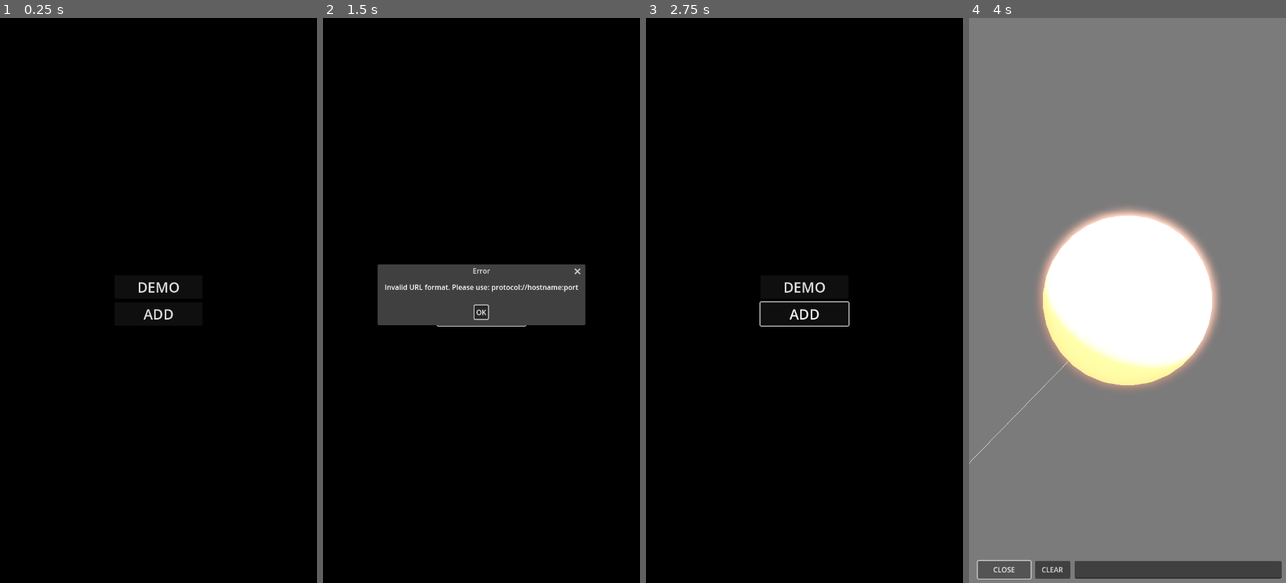
Above: before the commit, frames 1-4 (left to right).
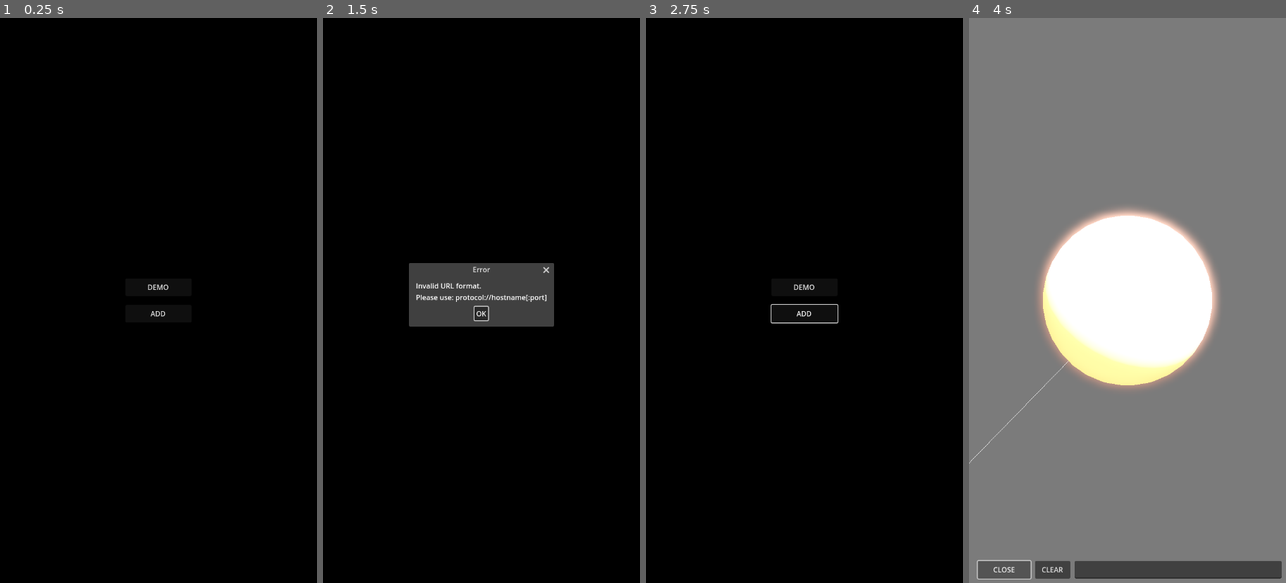
Above: after the commit, the same moments.

Repository: 0-5788719150923125/praxis
Game: Godot game, scene res://scenes/first_run.tscn
Same seed, same stepped clock (60 frames per second), same inputs: the game is played once before the commit and once after it.
Inputs:
- Up to frame 1 (0.25 s): no input
- Up to frame 2 (1.5 s): click "ADD" at 0.5 s; click "OK" at 1.25 s
- Up to frame 3 (2.75 s): click "OK" at 2 s
- Up to frame 4 (4 s): click "DEMO" at 2.75 s; click "OPEN" at 3.5 s

The runs differ from the first frame. In frame 1, 0.3% of the frame differs, in the area x 43-57%, y 46-54%; in frame 2, 3.0%, in the area x 17-83%, y 43-55%; in frame 3, 0.5%; in frame 4, nothing differs.

Commit message:
add basic first run stuff

Diff:
--- a/axis/scenes/first_run.tscn
+++ b/axis/scenes/first_run.tscn
@@ -27,22 +27,20 @@
 anchor_top = 0.5
 anchor_right = 0.5
 anchor_bottom = 0.5
-offset_left = -100.0
+offset_left = -75.0
 offset_top = -44.0
-offset_right = 100.0
+offset_right = 75.0
 offset_bottom = 44.0
 grow_horizontal = 2
 grow_vertical = 2
-theme_override_constants/separation = 8
+theme_override_constants/separation = 20
 
 [node name="DemoButton" type="Button" parent="VBoxContainer"]
 layout_mode = 2
-theme_override_font_sizes/font_size = 32
 text = "DEMO"
 
 [node name="AddButton" type="Button" parent="VBoxContainer"]
 layout_mode = 2
-theme_override_font_sizes/font_size = 32
 text = "ADD"
 
 [connection signal="pressed" from="VBoxContainer/DemoButton" to="." method="_on_demo_button_pressed"]
--- a/axis/scripts/chat_interface.gd
+++ b/axis/scripts/chat_interface.gd
@@ -25,7 +25,7 @@
 const KEYBOARD_OFFSET = 1000
 const INPUT_MARGIN = 10
 
-var server_url
+var server_url = "http://192.168.5.94:2100"
 
 func _ready():
 	var config = ConfigFile.new()
--- a/axis/scripts/first_run.gd
+++ b/axis/scripts/first_run.gd
@@ -3,47 +3,194 @@
 const CONFIG_PATH = "user://settings.cfg"
 const URL_PATTERN = "^(http|https)://[\\w\\.-]+(:\\d+)?$"
 
+# UI scaling constants
+const MOBILE_SCALE_FACTOR = 2.5
+const MIN_BUTTON_HEIGHT = 70
+const MOBILE_FONT_SIZE = 24
+const DESKTOP_FONT_SIZE = 16
+
 var config = ConfigFile.new()
+var pending_url: String = ""
+var http_request: HTTPRequest
 
 func _ready():
-	# Check if we have existing settings
+	http_request = HTTPRequest.new()
+	add_child(http_request)
+	http_request.request_completed.connect(_on_ping_completed)
+
 	if load_settings():
 		_start_main_scene()
+	_apply_platform_scaling()
+
+func _apply_platform_scaling():
+	var is_mobile = OS.has_feature("mobile")
+	var font_size = MOBILE_FONT_SIZE if is_mobile else DESKTOP_FONT_SIZE
+
+	for button in [$VBoxContainer/DemoButton, $VBoxContainer/AddButton]:
+		if is_mobile:
+			button.custom_minimum_size.y = MIN_BUTTON_HEIGHT
+			button.custom_minimum_size.x = 200
+		else:
+			button.custom_minimum_size = Vector2(150, 40)
+		button.add_theme_font_size_override("font_size", font_size)
+
+func _scale_dialog(dialog: Window, font_size: int):
+	# Scale the dialog and its children
+	if dialog.has_method("add_theme_font_size_override"):
+		dialog.add_theme_font_size_override("font_size", font_size)
+
+	# Scale all Label nodes within the dialog
+	for child in dialog.get_children():
+		if child is Label:
+			child.add_theme_font_size_override("font_size", font_size)
+		elif child is LineEdit:
+			child.add_theme_font_size_override("font_size", font_size)
+		elif child is Button:
+			child.add_theme_font_size_override("font_size", font_size)
+		elif child is Container:
+			for subchild in child.get_children():
+				if subchild is Label:
+					subchild.add_theme_font_size_override("font_size", font_size)
+				elif subchild is LineEdit:
+					subchild.add_theme_font_size_override("font_size", font_size)
+				elif subchild is Button:
+					subchild.add_theme_font_size_override("font_size", font_size)
+
+func process_url(url: String) -> String:
+	var regex = RegEx.new()
+	regex.compile("^(http|https)://([\\w\\.-]+)(:\\d+)?$")
+
+	var result = regex.search(url)
+	if result:
+		var protocol = result.get_string(1)
+		var hostname = result.get_string(2)
+		var port = result.get_string(3)
+
+		# If no port specified, use default based on protocol
+		if port.is_empty():
+			port = ":443" if protocol == "https" else ":80"
+
+		return protocol + "://" + hostname + port
+
+	return ""
 
 func _on_demo_button_pressed():
 	_start_main_scene()
 
 func _on_add_button_pressed():
+	var is_mobile = OS.has_feature("mobile")
+	var font_size = MOBILE_FONT_SIZE if is_mobile else DESKTOP_FONT_SIZE
+
+	var popup = AcceptDialog.new()
+	popup.title = "Enter Server URL"
+
+	var vbox = VBoxContainer.new()
+	vbox.add_theme_constant_override("separation", 20)
+
+	var label = Label.new()
+	label.text = "Please enter the server URL:\nFormat: protocol://hostname[:port]\nPort defaults: HTTP=80, HTTPS=443"
+	label.horizontal_alignment = HORIZONTAL_ALIGNMENT_CENTER
+	vbox.add_child(label)
+
 	var dialog = LineEdit.new()
-	dialog.placeholder_text = "https://hostname:port"
-	dialog.size_flags_horizontal = Control.SIZE_EXPAND_FILL
-
-	var popup = AcceptDialog.new()
-	popup.title = "Enter Server URL"
-	popup.add_child(dialog)
+	dialog.placeholder_text = "https://hostname[:port]"
+	dialog.custom_minimum_size.x = 300 if is_mobile else 200
+	if is_mobile:
+		dialog.custom_minimum_size.y = MIN_BUTTON_HEIGHT
+	vbox.add_child(dialog)
+
+	popup.add_child(vbox)
+	popup.min_size = Vector2(400 if is_mobile else 300, 0)
+
 	popup.add_button("Cancel", false, "cancel")
 	popup.confirmed.connect(_on_url_submitted.bind(dialog))
 
 	add_child(popup)
+	_scale_dialog(popup, font_size)
 	popup.popup_centered()
 	dialog.grab_focus()
 
 func _on_url_submitted(dialog: LineEdit):
 	var url = dialog.text.strip_edges()
-
-	# Validate URL format
-	var regex = RegEx.new()
-	regex.compile(URL_PATTERN)
-
-	if !regex.search(url):
-		_show_error("Invalid URL format. Please use: protocol://hostname:port")
+	var processed_url = process_url(url)
+
+	if processed_url.is_empty():
+		_show_error("Invalid URL format.\nPlease use: protocol://hostname[:port]")
 		return
 
-	# Save the URL
-	config.set_value("Server", "url", url)
+	pending_url = processed_url
+	_show_loading("Checking server connection...")
+
+	var error = http_request.request(
+		pending_url,
+		["Content-Type: application/json"],
+		HTTPClient.METHOD_GET
+	)
+
+	if error != OK:
+		_show_error("Failed to connect to server")
+
+func _show_loading(message: String):
+	var is_mobile = OS.has_feature("mobile")
+	var font_size = MOBILE_FONT_SIZE if is_mobile else DESKTOP_FONT_SIZE
+
+	var popup = AcceptDialog.new()
+	popup.title = "Checking Connection"
+	popup.dialog_text = message
+	popup.min_size = Vector2(400 if is_mobile else 300, 0)
+	popup.get_ok_button().hide()
+
+	add_child(popup)
+	_scale_dialog(popup, font_size)
+	popup.popup_centered()
+
+func _show_success(message: String):
+	var is_mobile = OS.has_feature("mobile")
+	var font_size = MOBILE_FONT_SIZE if is_mobile else DESKTOP_FONT_SIZE
+
+	var popup = AcceptDialog.new()
+	popup.title = "Success"
+	popup.dialog_text = message
+	popup.min_size = Vector2(400 if is_mobile else 300, 0)
+
+	add_child(popup)
+	_scale_dialog(popup, font_size)
+	popup.popup_centered()
+	popup.confirmed.connect(popup.queue_free)
+
+func _show_error(message: String):
+	var is_mobile = OS.has_feature("mobile")
+	var font_size = MOBILE_FONT_SIZE if is_mobile else DESKTOP_FONT_SIZE
+
+	var popup = AcceptDialog.new()
+	popup.title = "Error"
+	popup.dialog_text = message
+	popup.min_size = Vector2(400 if is_mobile else 300, 0)
+
+	add_child(popup)
+	_scale_dialog(popup, font_size)
+	popup.popup_centered()
+	popup.confirmed.connect(popup.queue_free)
+
+func _on_ping_completed(result: int, response_code: int, headers: PackedStringArray, body: PackedByteArray):
+	for child in get_children():
+		if child is AcceptDialog and child.title == "Checking Connection":
+			child.queue_free()
+
+	if result != HTTPRequest.RESULT_SUCCESS:
+		_show_error("Failed to connect to server.\nPlease check the URL and try again.")
+		return
+
+	if response_code != 200:
+		_show_error("Server returned error code: " + str(response_code) + "\nPlease verify the server is running.")
+		return
+
+	_show_success("Server connection successful!")
+
+	config.set_value("Server", "url", pending_url)
 	config.save(CONFIG_PATH)
 
-	# Start the main scene
+	await get_tree().create_timer(1.0).timeout
 	_start_main_scene()
 
 func load_settings() -> bool:
@@ -52,13 +199,5 @@
 		return !url.is_empty()
 	return false
 
-func _show_error(message: String):
-	var popup = AcceptDialog.new()
-	popup.title = "Error"
-	popup.dialog_text = message
-	add_child(popup)
-	popup.popup_centered()
-	popup.confirmed.connect(popup.queue_free)
-
 func _start_main_scene():
 	get_tree().change_scene_to_file("res://scenes/main.tscn")
